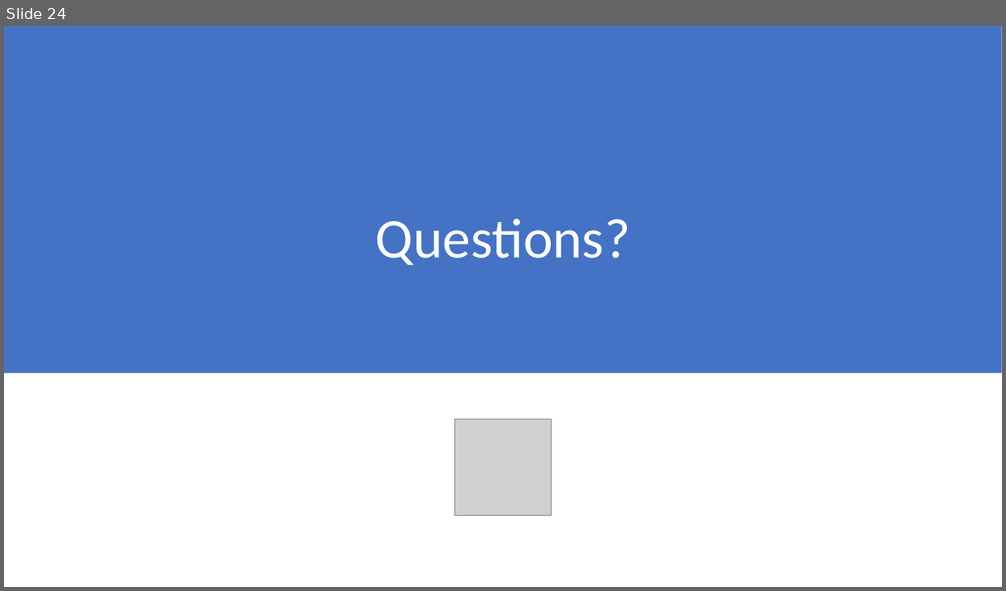
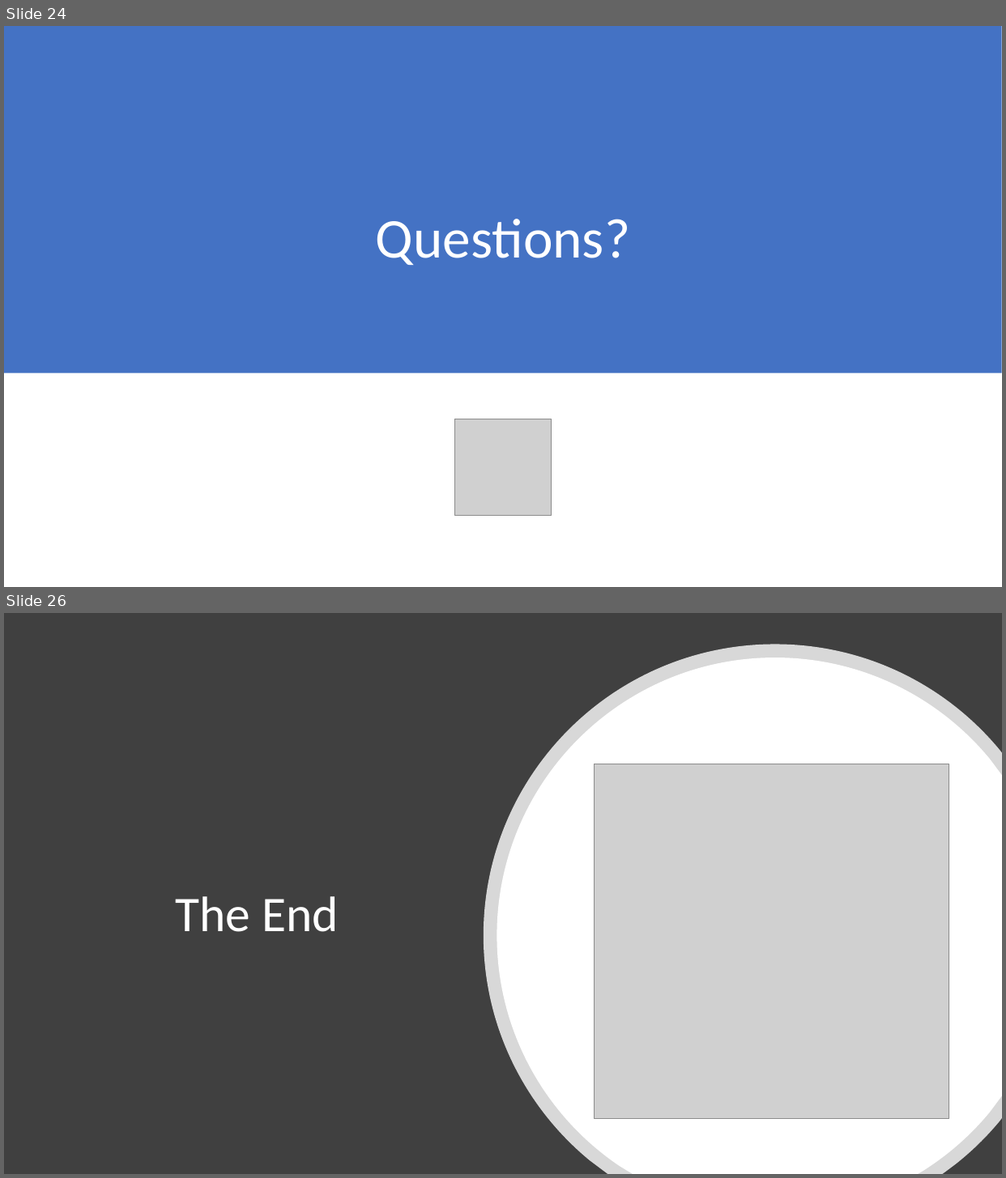
Before and after one commit to aqeebhussain122/hpc-offensive-security, a slide deck: 13 - Offensive Security Tactics for Linux Professionals - Putting it all together.pptx. Shown one above the other, each under a label of ours: slide 24 before the commit, slides 24 and 26 after it; the slides between them are not shown. The pictures are 1006x591 and 1006x1178 pixels, drawn with LibreOffice and Linux fonts; fonts in the diff are those of the drawing; grey boxes stand for pictures. Boxes give left, top, right and bottom in pixels: in the first picture for what was removed or moved away, otherwise in the second. Text is boxed around its words. In the diff, an @@ line names an element or a change of style, - is before the commit and + after.

```diff
--- a/13 - Offensive Security Tactics for Linux Professionals - Putting it all together.pptx
+++ b/13 - Offensive Security Tactics for Linux Professionals - Putting it all together.pptx
@@ slide 26 added at (4, 613, 1002, 1174), background #FFFFFF @@
@@ rectangle added at (4, 613, 1002, 1174), fill #404040 @@
@@ freeform shape added at (484, 645, 1002, 1174), fill #FFFFFF at 80% opacity @@
@@ freeform shape added at (496, 658, 1002, 1174), fill #FFFFFF @@
@@ picture added at (594, 764, 949, 1119) @@
@@ title added at (175, 897, 339, 932), 48 pt, text #FFFFFF @@
+The End
```
Also in this commit, not shown: 2 slides changed, 8 other files.
